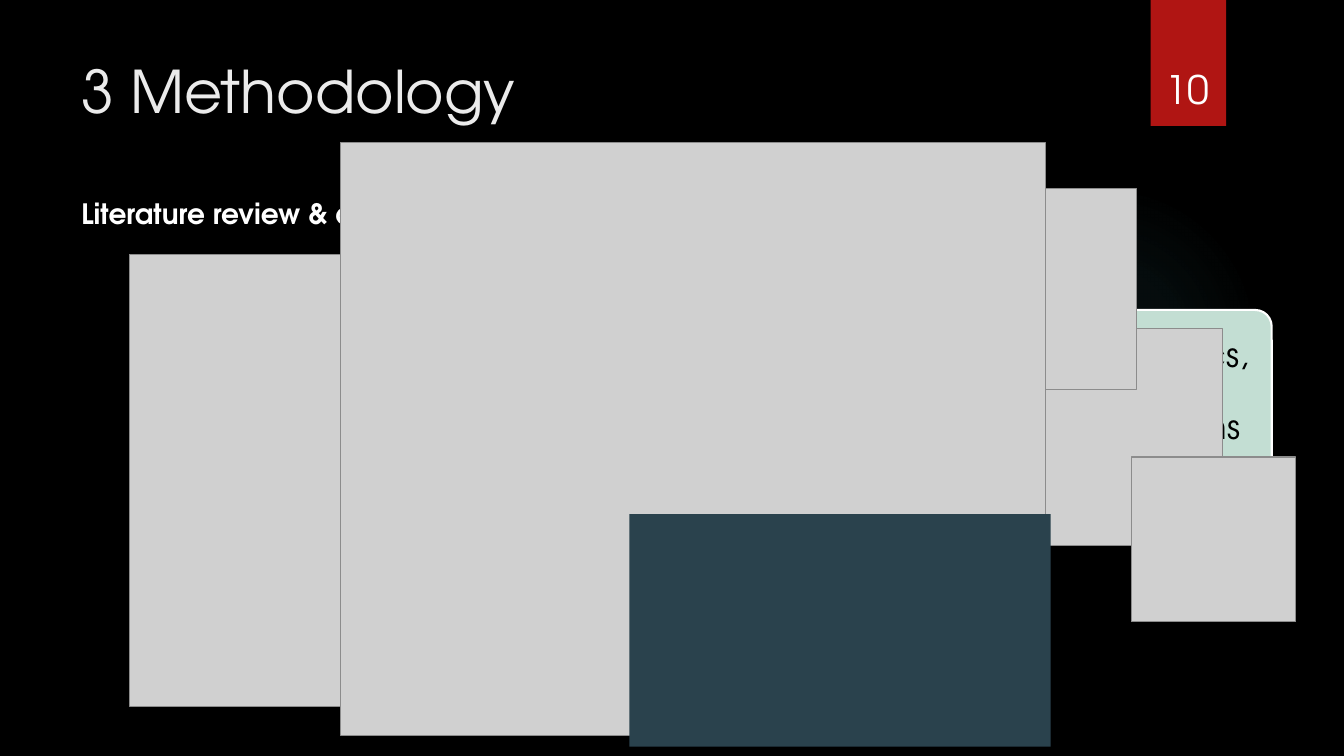
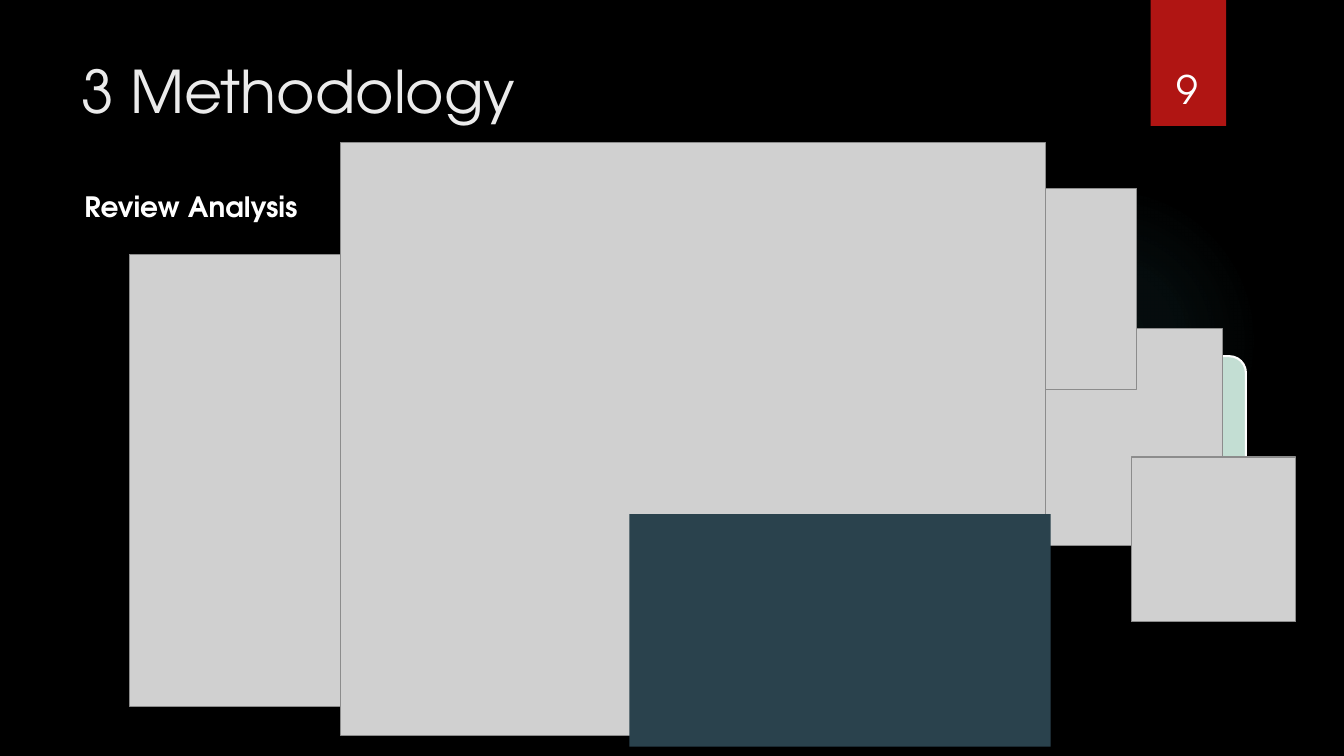
Before and after one commit to nuest/qual_gis, a slide deck: slide 9 of presentation/vortrag_qual_gis.pptx (slide 10 before the commit). Drawn at 1344x756 pixels with LibreOffice and Linux fonts; fonts in the diff are those of the drawing; grey boxes stand for pictures; background and template pictures are left out. Boxes give left, top, right and bottom in pixels: in the first picture for what was removed or moved away, otherwise in the second. Text is boxed around its words. In the diff, an @@ line names an element or a change of style, - is before the commit and + after.

```diff
--- a/presentation/vortrag_qual_gis.pptx
+++ b/presentation/vortrag_qual_gis.pptx
@@ page number at [1177,74,1199,104]: text changed @@
-10
+9
@@ text at [84,195,298,223]: text changed @@
-Literature review & descriptive Analysis
+Review Analysis
@@ rounded rectangle: place and size @@
-rounded rectangle at [928,310,1271,475]
+rounded rectangle at [902,356,1246,521]
@@ text "summary statistics, bar plots, network ...": place and size @@
-text "summary statistics, bar plots, network ..." at [950,332,1248,456]
+text "summary statistics, bar plots, network ..." at [924,378,1223,502]
```
Also in this commit, not shown: 3 other slides changed, 5 slides added, 2 slides removed.
